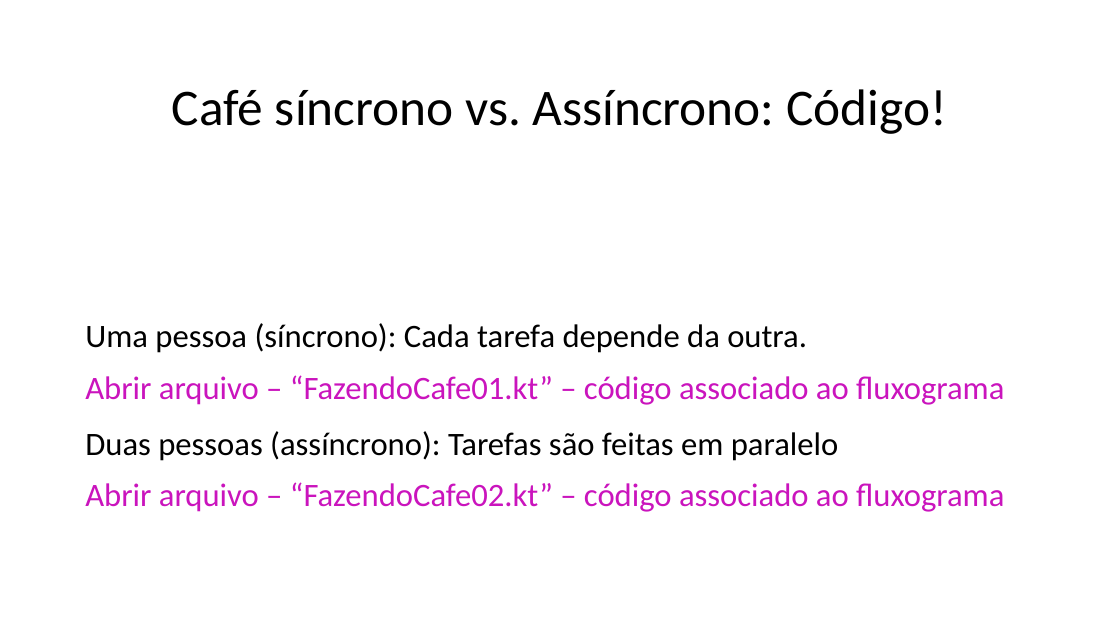
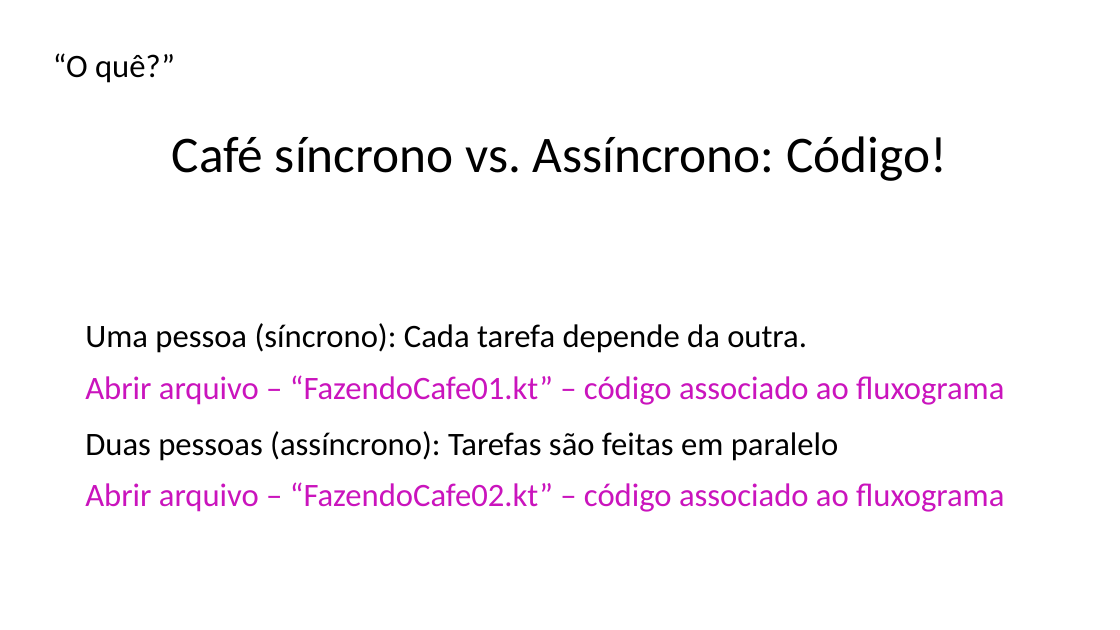
Before and after one commit to alanliongar/connectSpace_Assincronia, a slide deck: slide 13 of Apresentação do ConnectSpace.pptx (slide 8 before the commit). Drawn at 1120x630 pixels with LibreOffice and Linux fonts; fonts in the diff are those of the drawing; background and template pictures are left out. Boxes give left, top, right and bottom in pixels: in the first picture for what was removed or moved away, otherwise in the second. Text is boxed around its words. In the diff, an @@ line names an element or a change of style, - is before the commit and + after.

```diff
--- a/Apresentação do ConnectSpace.pptx
+++ b/Apresentação do ConnectSpace.pptx
@@ text added at box(53, 53, 175, 83), 28 pt, text #000000 @@
+“O quê?”
@@ title "Café síncrono vs. Assíncrono: Código!": place and size @@
-title "Café síncrono vs. Assíncrono: Código!" at box(172, 89, 947, 134)
+title "Café síncrono vs. Assíncrono: Código!" at box(172, 136, 947, 181)
```
Also in this commit, not shown: 11 other slides changed, 6 slides added, 4 other files.
